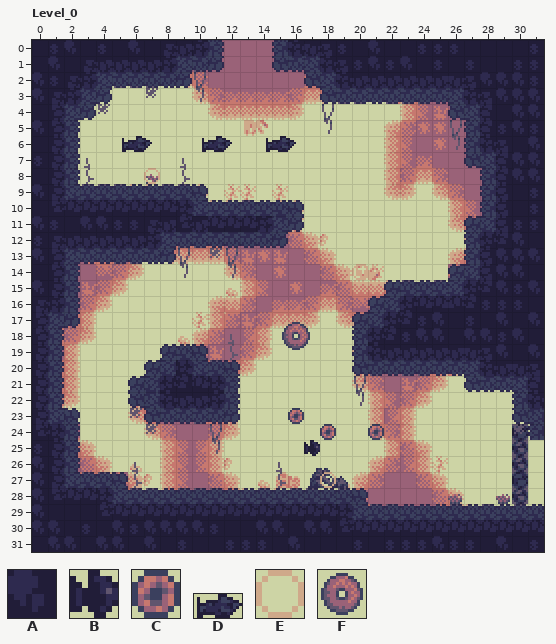
LDtk project: res/world.ldtk. That is the earlier state.
Cells are 8x8 px. Shown: Level_0 x 0..31, y 0..31. The commit also changed other parts of the map, which this record leaves out.
Key: from "Collisions": A 1; from "Entities": B 0, C 20, D 40, E 64, F 120.
_ is an empty cell.
Objects are placed by their top-left corner, in cells (3,4 is the top-left corner of cell 3,4); size is 1x1 cell unless given.
Layers that did not change in this view are not listed.
Layer "Collisions" before, first column x 0:
 0 AAAAAAAAAAAA___AAAAAAAAAAAAAAAAA
 1 AAAAAAAAAAAA___AAAAAAAAAAAAAAAAA
 2 AAAAAAAAAA_______AAAAAAAAAAAAAAA
 3 AAAAA_____________AAAAAAAAAAAAAA
 4 AAAA______________________AAAAAA
 5 AAA________________________AAAAA
 6 AAA________________________AAAAA
 7 AAA________________________AAAAA
 8 AAA_________________________AAAA
 9 AAAAAAAAAAA_________________AAAA
10 AAAAAAAAAAAAAAAAA___________AAAA
11 AAAAAAAAAAAAAAAAA__________AAAAA
12 AAAAAAAAAAAAAAAA___________AAAAA
13 AAAAAAAAA__________________AAAAA
14 AAA_______________________AAAAAA
15 AAA___________________AAAAAAAAAA
16 AAA__________________AAAAAAAAAAA
17 AAA_________________AAAAAAAAAAAA
18 AA__________________AAAAAAAAAAAA
19 AA______AAA_________AAAAAAAAAAAA
20 AA_____AAAAAA_______AAAAAAAAAAAA
21 AA____AAAAAAA______________AAAAA
22 AA____AAAAAAA_________________AA
23 AAA____AAAAAA_________________AA
24 AAA____________________________A
25 AAA_____________________________
26 AAA_____________________________
27 AAAAAA__________________________
28 AAAAAAAAAAAAAAAAAAAAA___________
29 AAAAAAAAAAAAAAAAAAAAAAAAAAAAAAAA
30 AAAAAAAAAAAAAAAAAAAAAAAAAAAAAAAA
31 AAAAAAAAAAAAAAAAAAAAAAAAAAAAAAAA
Objects on layer "Entities" before:
C "ENTITY_PRESET_DOUGHNUT" at 16,23
C "ENTITY_PRESET_DOUGHNUT" at 18,24
C "ENTITY_PRESET_DOUGHNUT" at 21,24
E "ENTITY_PRESET_BUBBLE_SPAWNER" at 18,27
E "ENTITY_PRESET_BUBBLE_SPAWNER" at 20,14
E "ENTITY_PRESET_BUBBLE_SPAWNER" at 7,8
B "ENTITY_PRESET_FISHYMAN" at 17,25
F "ENTITY_PRESET_MEGA_DOUGHNUT" at 15.5,17.5 size 2x2
D "ENTITY_PRESET_SHARK" at 5.5,6 size 2x1
D "ENTITY_PRESET_SHARK" at 10.5,6 size 2x1
D "ENTITY_PRESET_SHARK" at 14.5,6 size 2x1
And afterwards:
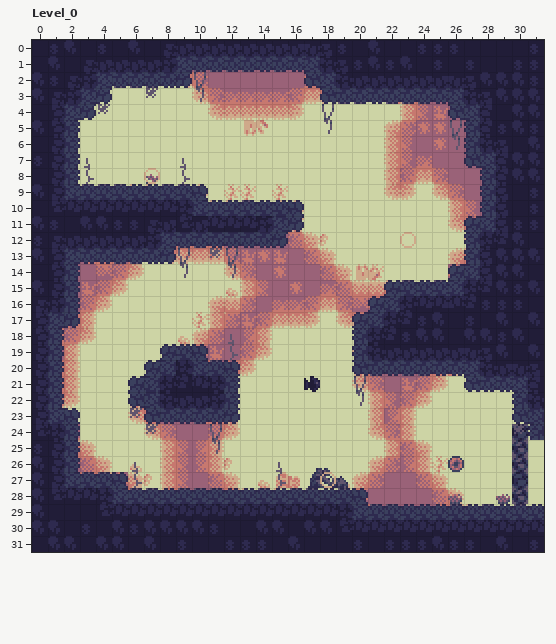
The commit says: changed shark speed
Difference:
Changed rows in their new state; . is an unchanged cell.
Layer "Collisions":
first column x 12:
 0 AAA
 1 AAA
Layer "Entities":
added: E "ENTITY_PRESET_BUBBLE_SPAWNER" at 23,12
added: B "ENTITY_PRESET_FISHYMAN" at 17,21
added: C "ENTITY_PRESET_DOUGHNUT" at 26,26
removed: C "ENTITY_PRESET_DOUGHNUT" at 16,23
removed: C "ENTITY_PRESET_DOUGHNUT" at 18,24
removed: C "ENTITY_PRESET_DOUGHNUT" at 21,24
removed: E "ENTITY_PRESET_BUBBLE_SPAWNER" at 20,14
removed: B "ENTITY_PRESET_FISHYMAN" at 17,25
removed: F "ENTITY_PRESET_MEGA_DOUGHNUT" at 15.5,17.5 size 2x2
removed: D "ENTITY_PRESET_SHARK" at 5.5,6 size 2x1
removed: D "ENTITY_PRESET_SHARK" at 10.5,6 size 2x1
removed: D "ENTITY_PRESET_SHARK" at 14.5,6 size 2x1
